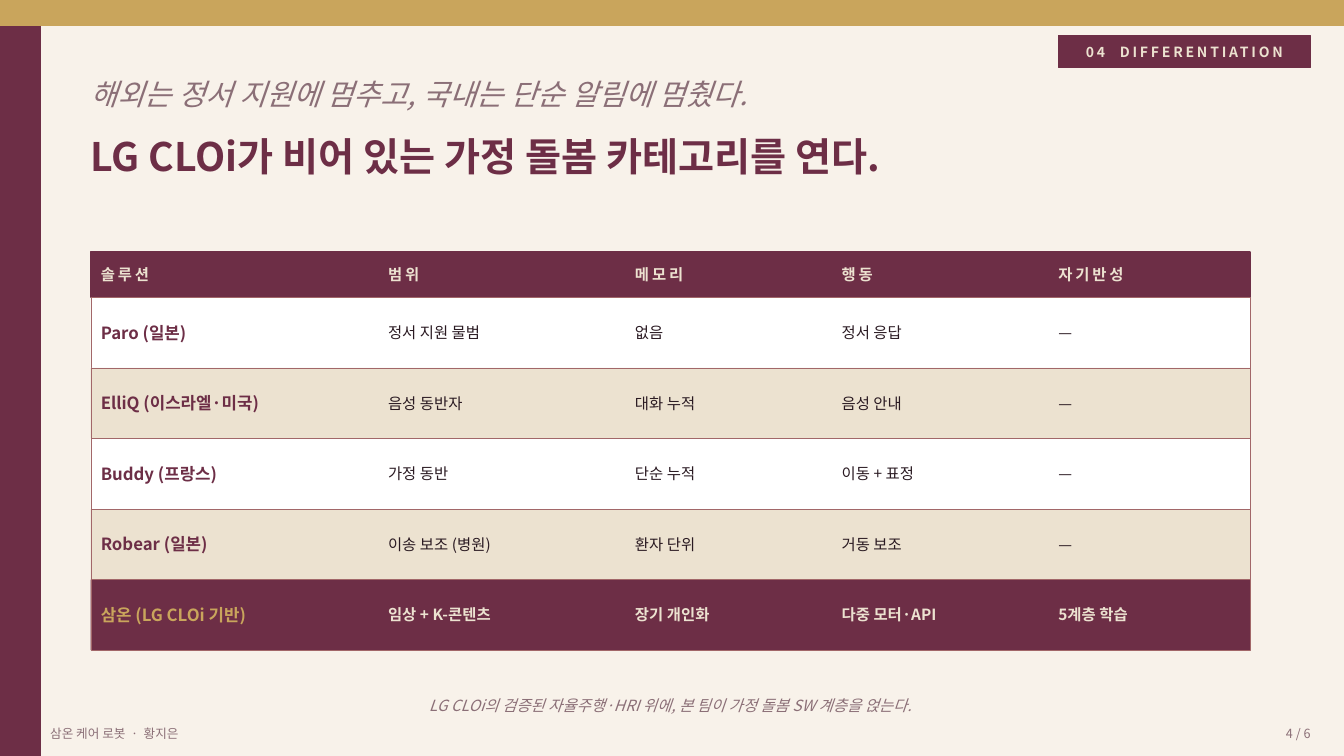
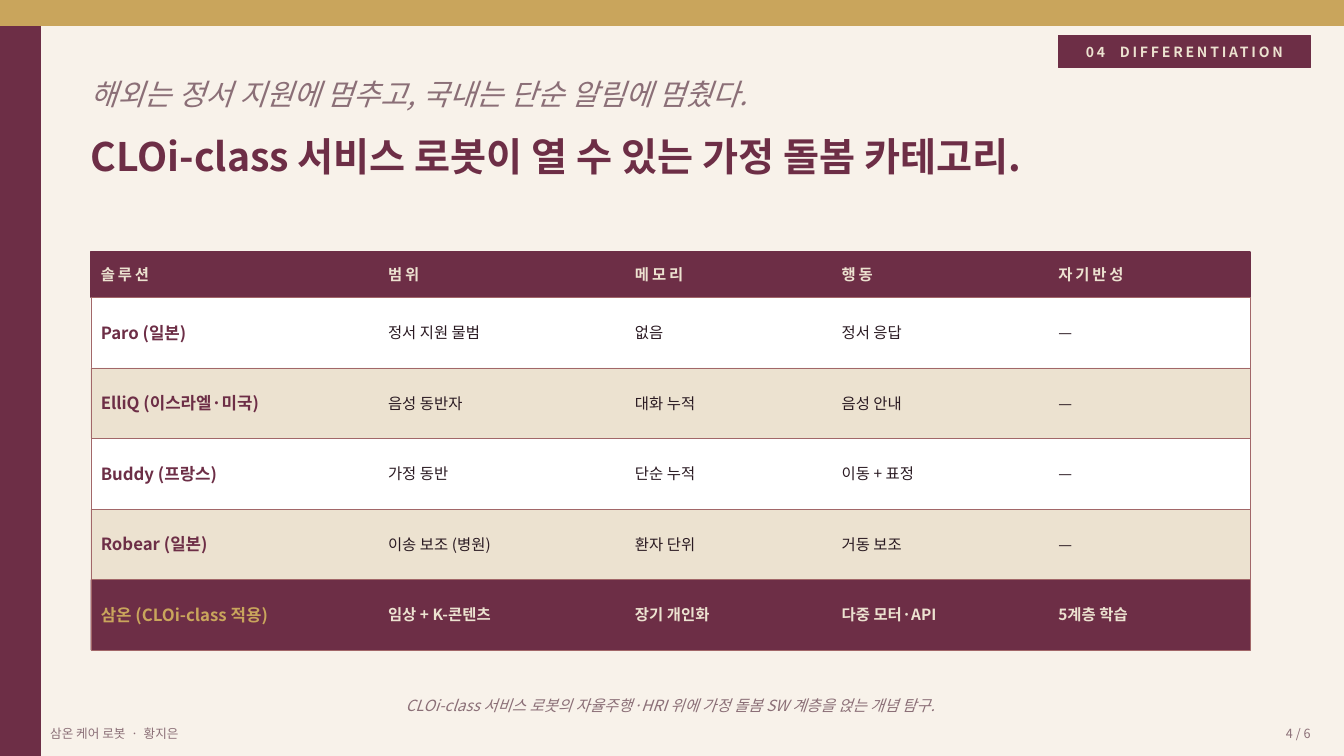
Before and after one commit to hje2555-bot/rosa-healthcare-usecase, a slide deck: slide 4 of assets/samon_care_robot_deck.pptx. Drawn at 1344x756 pixels with LibreOffice and Linux fonts; fonts in the diff are those of the drawing. Boxes give left, top, right and bottom in pixels: in the first picture for what was removed or moved away, otherwise in the second. Text is boxed around its words. In the diff, an @@ line names an element or a change of style, - is before the commit and + after.

```diff
--- a/assets/samon_care_robot_deck.pptx
+++ b/assets/samon_care_robot_deck.pptx
@@ text at (91, 138, 1021, 175): text changed @@
-LG CLOi가 비어 있는 가정 돌봄 카테고리를 연다.
+CLOi-class 서비스 로봇이 열 수 있는 가정 돌봄 카테고리.
@@ text at (101, 607, 268, 624): text changed @@
-삼온 (LG CLOi 기반)
+삼온 (CLOi-class 적용)
@@ text at (406, 698, 935, 712): text changed @@
-LG CLOi의 검증된 자율주행·HRI 위에, 본 팀이 가정 돌봄 SW 계층을 얹는다.
+CLOi-class 서비스 로봇의 자율주행·HRI 위에 가정 돌봄 SW 계층을 얹는 개념 탐구.
```
Also in this commit, not shown: 2 other slides changed, 8 other files.
